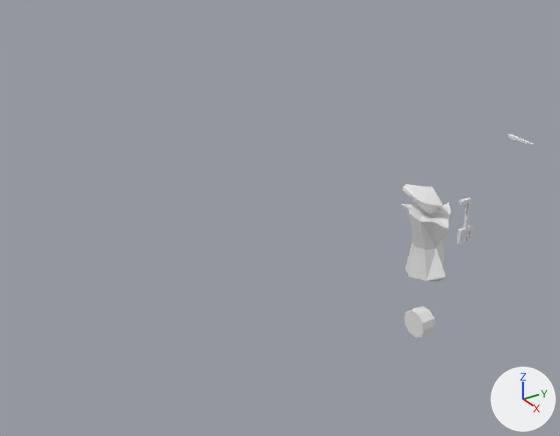
The Blender file dir_gfx/gfx_unity_project/Assets/InternalAssets/Models/Actors/Robot_1/robot_1.blend: old version first, new version second.
The view is the same before and after, from a 50 mm camera at (9.07, -8.94, 6.59) aimed at (-0.43, -2.79, 1.32). The axes (+X, +Y, +Z) are drawn at lower right. The lights are the same throughout.

Objects in the first picture: 'robot_1_body', 'robot_1_head', 'robot_1_wheel', 'robot_arm'.
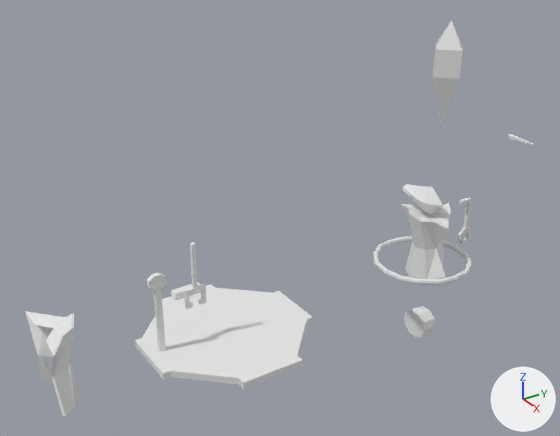
Pixel boxes [x1, y1, x2, y2] of what changed, in the pictures (560 x 436 px):
'EggBase', added
    after: [135, 282, 313, 389]
'BodyHatching', added
    after: [25, 311, 80, 416]
'PlayerSelectedTriangle', added
    after: [433, 20, 463, 130]
'PlayerSelectedRing', added
    after: [373, 236, 472, 285]
'EggArmBase', added
    after: [147, 273, 166, 352]
'EggArm', added
    after: [184, 242, 206, 309]
'robot_arm', moved
    before: [457, 197, 473, 245]
    after: [458, 197, 472, 243]

The change, as a list of edits to the scene's bpy script:
```text
Add mat_bodyhatchingmat2:
    mat_bodyhatchingmat2 = diffuse_material('BodyHatchingMat2')
    mat_bodyhatchingmat2.base_color = (0.8, 0.8, 0.8)  # white #e7e7e7
Add mat_eggarmhandmat:
    mat_eggarmhandmat = diffuse_material('EggArmHandMat')
    mat_eggarmhandmat.base_color = (0.8, 0.8, 0.8)  # white #e7e7e7
Add mat_eggbasemat:
    mat_eggbasemat = diffuse_material('EggBaseMat')
    mat_eggbasemat.base_color = (0.8, 0.8, 0.8)  # white #e7e7e7
Add mat_eggarmbasemat:
    mat_eggarmbasemat = diffuse_material('EggArmBaseMat')
    mat_eggarmbasemat.base_color = (0.8, 0.8, 0.8)  # white #e7e7e7
Add me_cube_012:
    me_cube_012.from_pydata(...)  # 54 vertices, 128 faces; spans x -0.711..0.563, y -0.2..0.279, z -0.714..0.575
    me_cube_012.materials.append(mat_bodyhatchingmat2)  # its picture is missing
Add me_cube_009:
    me_cube_009.from_pydata(...)  # 52 vertices, 50 faces; spans x -0.031..0.031, y -0.161..0.16, z -0.453..0.553
    me_cube_009.materials.append(mat_eggarmhandmat)  # white #e7e7e7
Add me_cube_005:
    me_cube_005.from_pydata([(0.0, 0.0, -1.12), (-0.3, 0.0, -0.17), (0.0, 0.3, -0.17), (0.0, -0.3, -0.17), (0.3, 0.0, -0.17), (-0.3, 0.0, 0.28), (0.0, 0.3, 0.28), (0.0, -0.3, 0.28), (0.3, 0.0, 0.28), (0.0, 0.0, 0.71)], [], [(0, 1, 2), (0, 2, 4), (0, 4, 3), (0, 3, 1), (3, 4, 8, 7), (7, 8, 9), (2, 1, 5, 6), (1, 3, 7, 5), (4, 2, 6, 8), (6, 5, 9), (5, 7, 9), (8, 6, 9)])
Add me_cube_006:
    me_cube_006.from_pydata(...)  # a torus around z (ring radius 0.84, tube radius 0.05) spanning x -0.88..0.88, y -0.88..0.88, z -0.05..0.05
Add me_cube_007:
    me_cube_007.from_pydata(...)  # 42 vertices, 76 faces; spans x -1.27..1.35, y -1.29..1.3, z -0.06..0.17
    me_cube_007.materials.append(mat_eggbasemat)  # white #e7e7e7
Add me_cube_008:
    me_cube_008.from_pydata(...)  # 22 vertices, 28 faces; spans x -0.039..0.039, y -0.128..0.128, z -0.727..0.583
    me_cube_008.materials.append(mat_eggarmbasemat)  # white #e7e7e7
Change ob_robot_arm:
    ob_robot_arm.location: (-0.2, 1.25, 0.18) -> (-0.2, 1.24, 0.34)
Add ob_bodyhatching:
    ob_bodyhatching = bpy.data.objects.new('BodyHatching', me_cube_012)
    ob_bodyhatching.location = (0.04, -6.68, 0.45)
Add ob_eggarm:
    ob_eggarm = bpy.data.objects.new('EggArm', me_cube_009)
    ob_eggarm.location = (0.2, -4.67, 1.1)
Add ob_playerselectedtriangle:
    ob_playerselectedtriangle = bpy.data.objects.new('PlayerSelectedTriangle', me_cube_005)
    ob_playerselectedtriangle.location = (0.05, 0.14, 3.52)
Add ob_playerselectedring:
    ob_playerselectedring = bpy.data.objects.new('PlayerSelectedRing', me_cube_006)
    ob_playerselectedring.location = (0.05, -0.06, 0.0)
Add ob_eggbase:
    ob_eggbase = bpy.data.objects.new('EggBase', me_cube_007)
    ob_eggbase.location = (0.18, -4.19, 0.03)
Add ob_eggarmbase:
    ob_eggarmbase = bpy.data.objects.new('EggArmBase', me_cube_008)
    ob_eggarmbase.location = (0.21, -5.25, 0.75)
```
